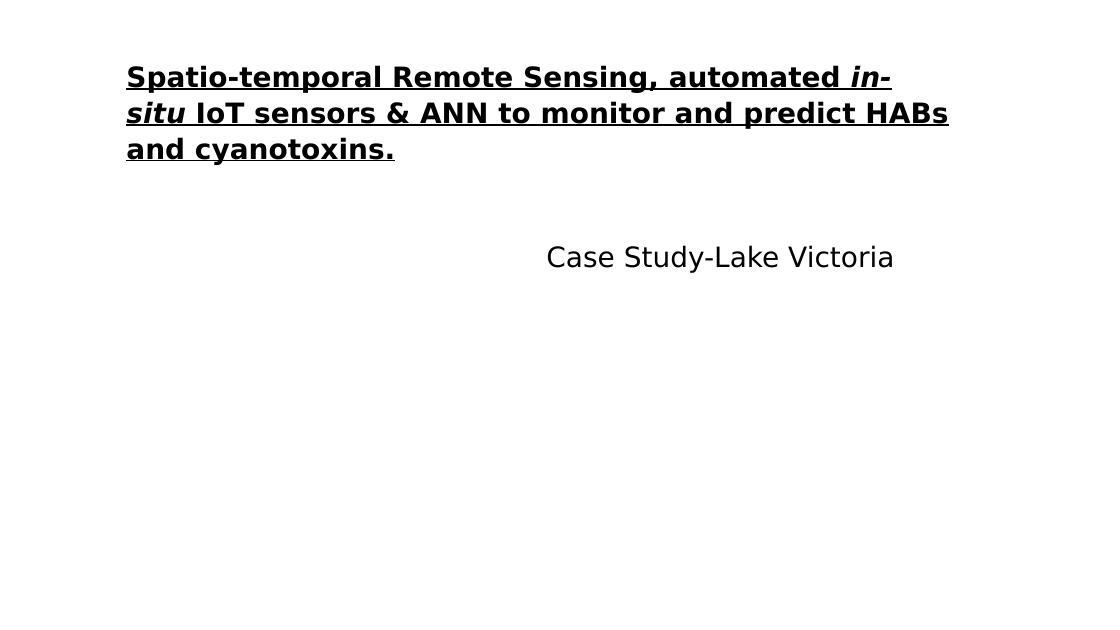
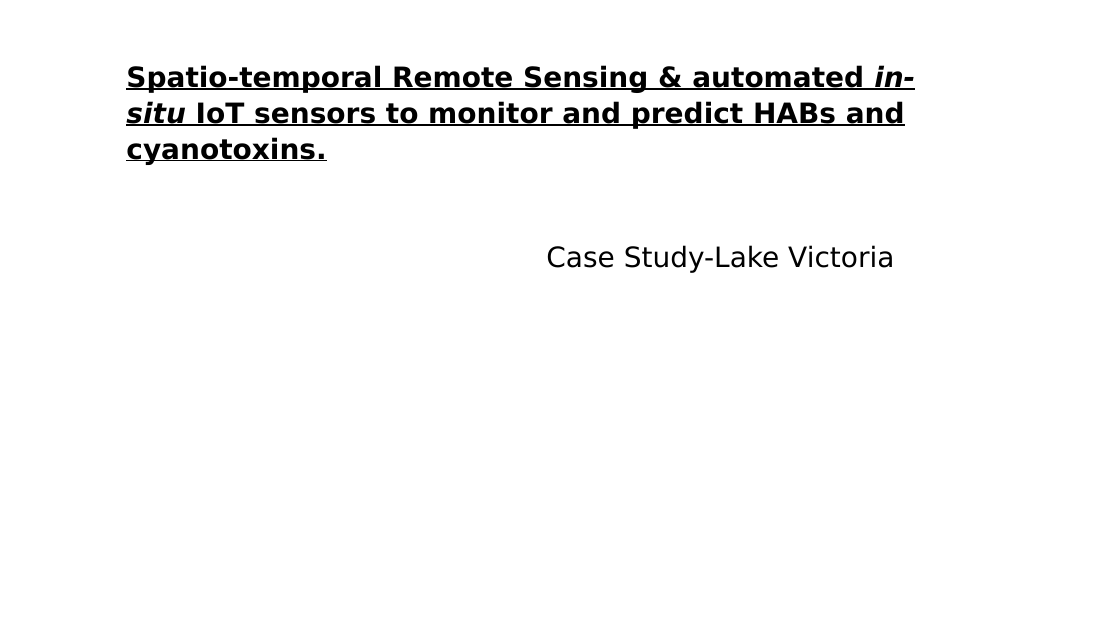
Before and after one commit to OkomoJacob/FinalYearProject, a slide deck: slide 1 of ENC222-0149_2017.pptx. Drawn at 1120x630 pixels with LibreOffice and Linux fonts; fonts in the diff are those of the drawing. Boxes give left, top, right and bottom in pixels: in the first picture for what was removed or moved away, otherwise in the second. Text is boxed around its words. In the diff, an @@ line names an element or a change of style, - is before the commit and + after.

```diff
--- a/ENC222-0149_2017.pptx
+++ b/ENC222-0149_2017.pptx
@@ title at bbox=[126, 65, 915, 273]: text changed @@
-Spatio-temporal Remote Sensing, automated in-situ IoT sensors & ANN to monitor and predict HABs and cyanotoxins.
-Case Study-Lake Victoria
+Spatio-temporal Remote Sensing & automated in-situ IoT sensors to monitor and predict HABs and cyanotoxins.
+Case Study-Lake Victoria
```
Also in this commit, not shown: 2 other files.
